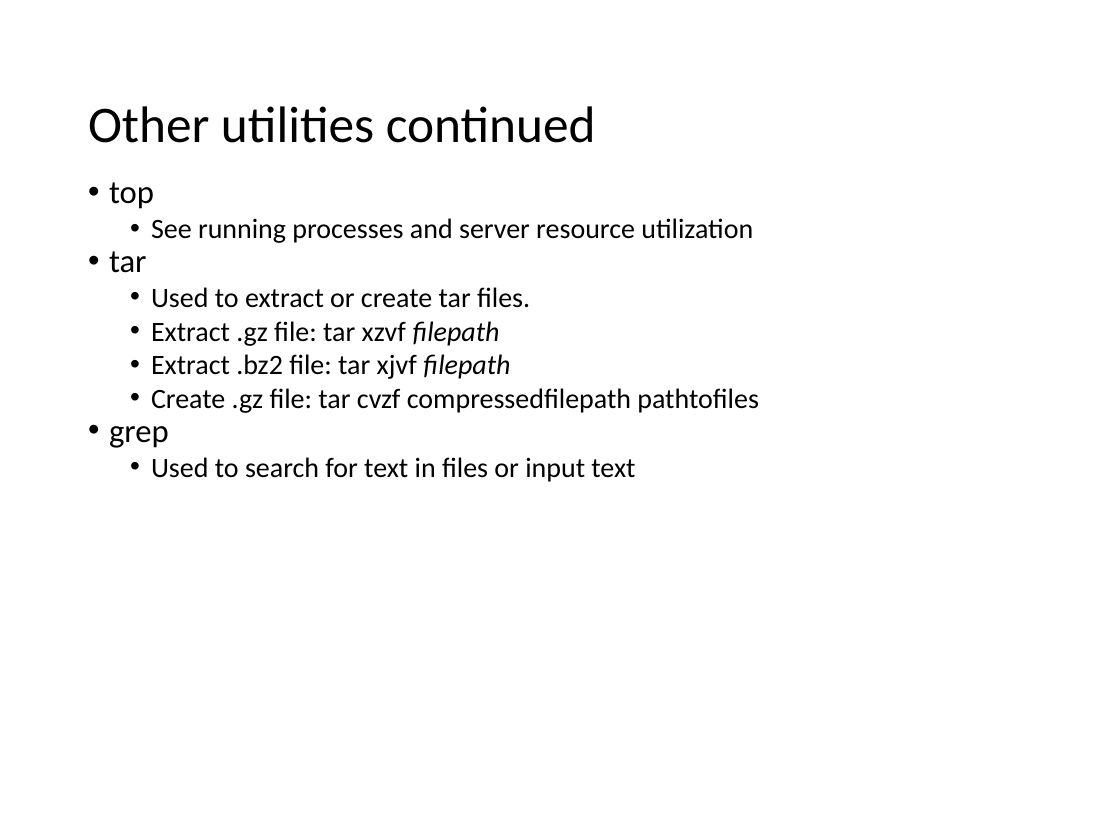
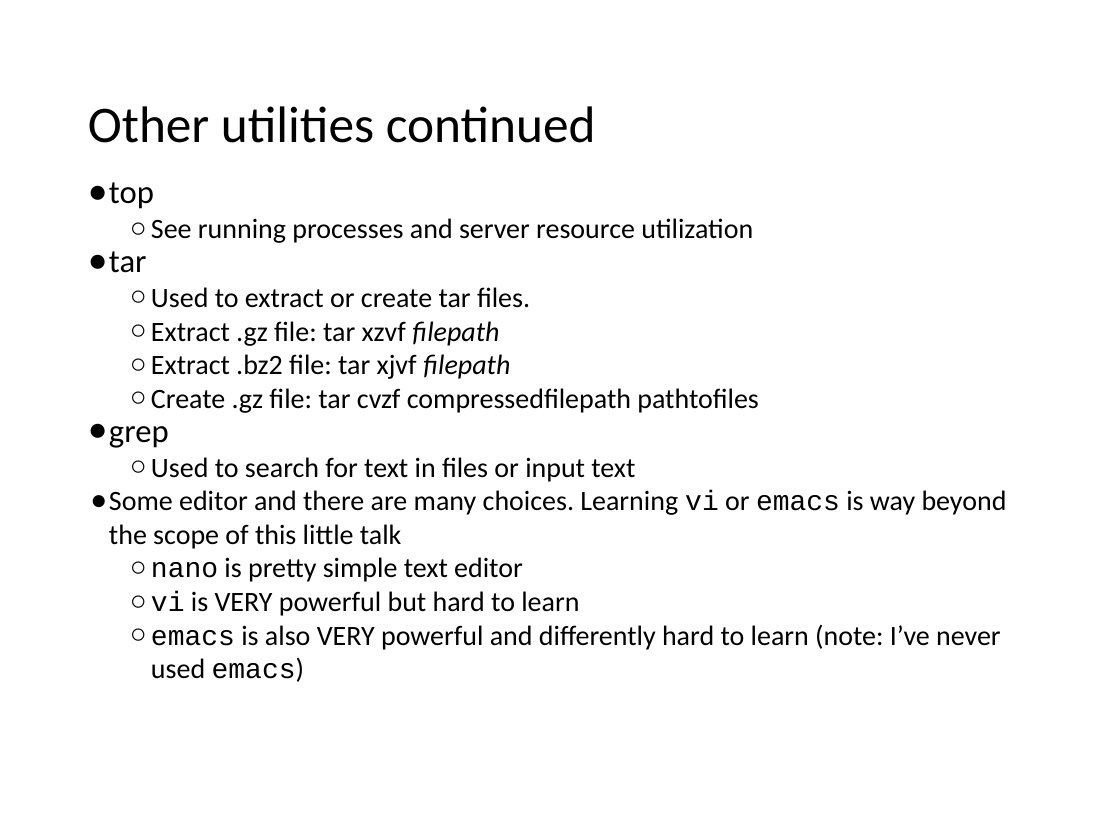
Before and after one commit to cmrsol/demo, a slide deck: slide 20 of linux-intro/shell_101.pptx (slide 17 before the commit). Drawn at 1120x840 pixels with LibreOffice and Linux fonts; fonts in the diff are those of the drawing. Boxes give left, top, right and bottom in pixels: in the first picture for what was removed or moved away, otherwise in the second. Text is boxed around its words. In the diff, an @@ line names an element or a change of style, - is before the commit and + after.

```diff
--- a/linux-intro/shell_101.pptx
+++ b/linux-intro/shell_101.pptx
@@ text at <box>109,182,759,482</box>: bullet • to ●; bullet • to ○ @@
@@ text at <box>109,490,1007,682</box>: paragraphs added @@
+● Some editor and there are many choices. Learning vi or emacs is way beyond the scope of this little talk
+  ○ nano is pretty simple text editor
+  ○ vi is VERY powerful but hard to learn
+  ○ emacs is also VERY powerful and differently hard to learn (note: I’ve never used emacs)
```
Also in this commit, not shown: 18 other slides changed, 11 slides added, 7 slides removed, 4 other files.
